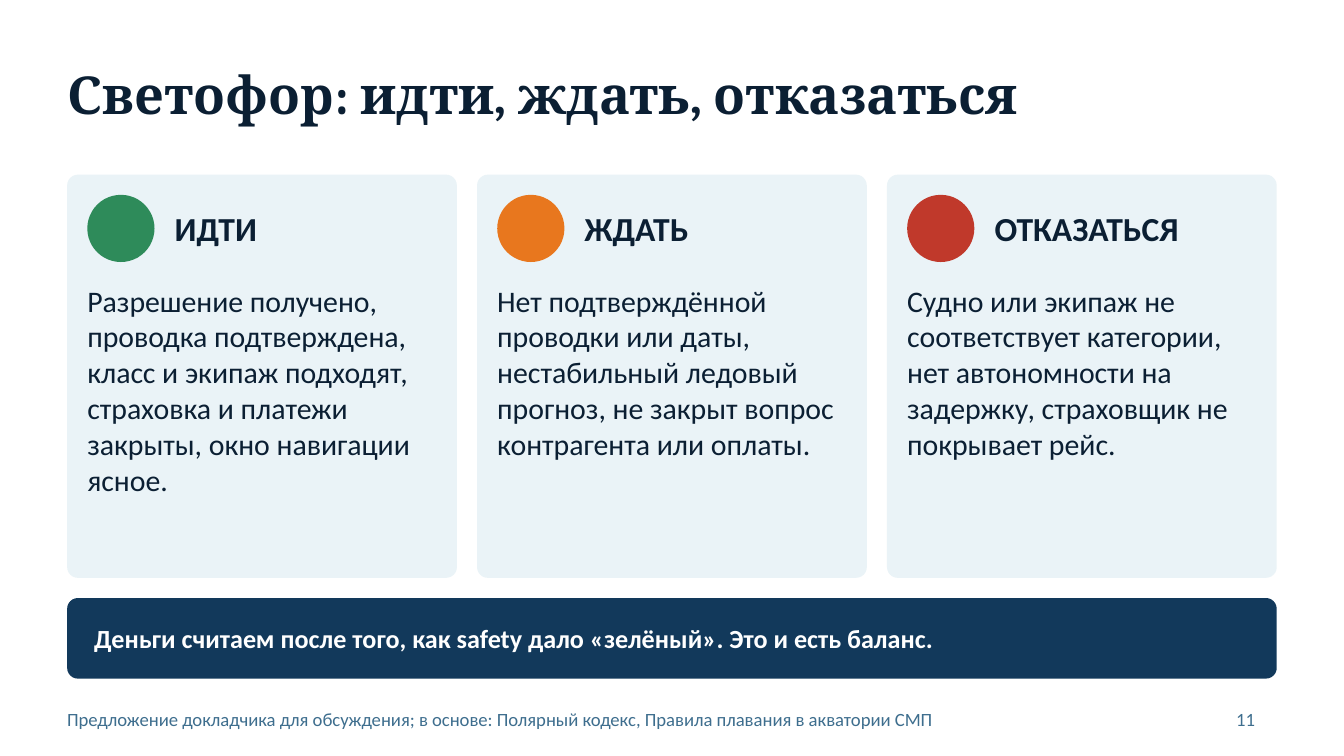
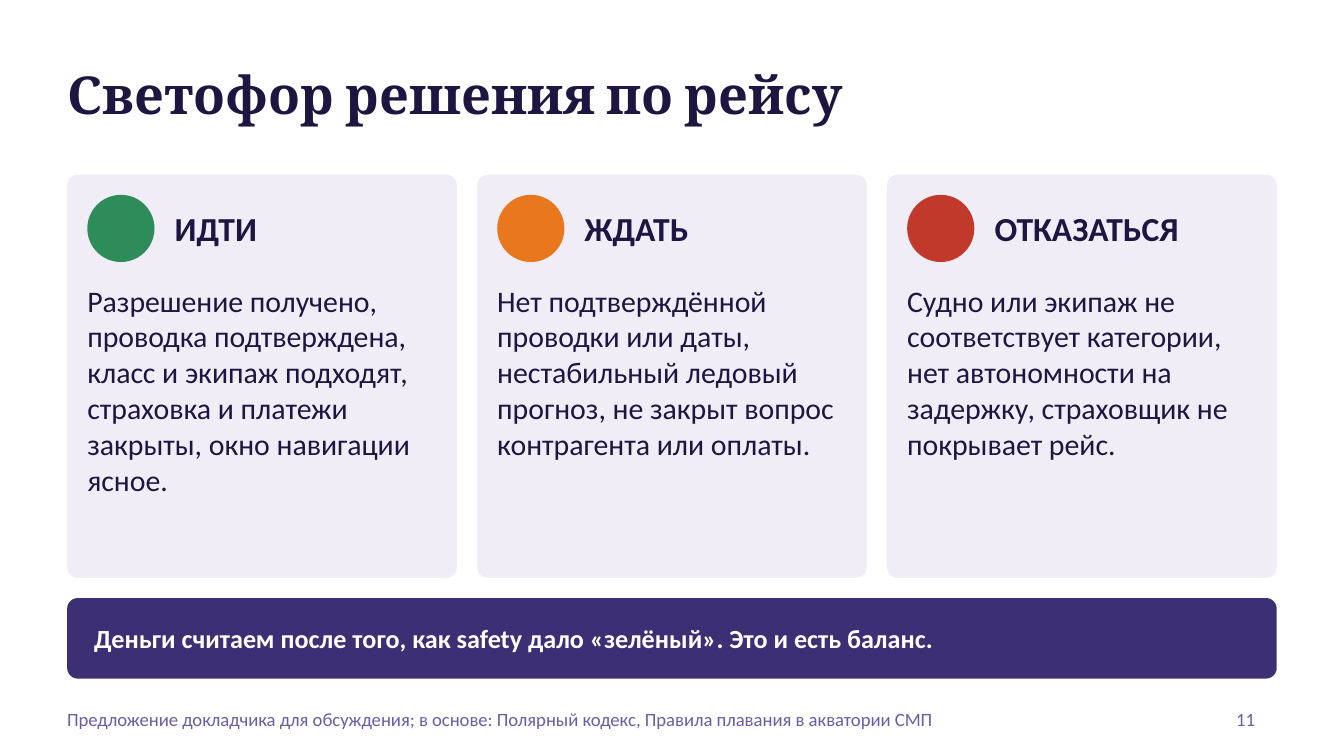
Before and after one commit to Mike-Pits/Arctic_presentation_2026_10_20, a slide deck: slide 11 of Arktika_dengi_i_bezopasnost.pptx. Drawn at 1344x756 pixels with LibreOffice and Linux fonts; fonts in the diff are those of the drawing; background and template pictures are left out. Boxes give left, top, right and bottom in pixels: in the first picture for what was removed or moved away, otherwise in the second. Text is boxed around its words. In the diff, an @@ line names an element or a change of style, - is before the commit and + after.

```diff
--- a/Arktika_dengi_i_bezopasnost.pptx
+++ b/Arktika_dengi_i_bezopasnost.pptx
@@ title at bbox=[67, 74, 842, 127]: text changed; text colour #0B1F33 to #1E1640 @@
-Светофор: идти, ждать, отказаться
+Светофор решения по рейсу
@@ fill #EAF3F7 to #F0EDF7 in 3 elements at bbox=[67, 175, 457, 578], bbox=[477, 175, 867, 578], bbox=[887, 175, 1277, 578] @@
@@ text colour #0B1F33 to #1E1640 in 6 elements at bbox=[175, 219, 257, 246], bbox=[87, 293, 410, 491], bbox=[585, 219, 689, 246], bbox=[497, 292, 833, 460], bbox=[995, 219, 1179, 242], bbox=[907, 292, 1228, 460] @@
@@ rounded rectangle at bbox=[67, 598, 1277, 679]: fill #12395B to #3D2F73 @@
@@ text "Предложение докладчика для обсуждения; в ..." at bbox=[67, 713, 932, 729]: text colour #3E6E8E to #6B5CA5 @@
@@ page number at bbox=[1236, 714, 1255, 726]: text colour #3E6E8E to #6B5CA5 @@
```
Also in this commit, not shown: 11 other slides changed, 1 slide added, 1 slide removed, 6 other files.
